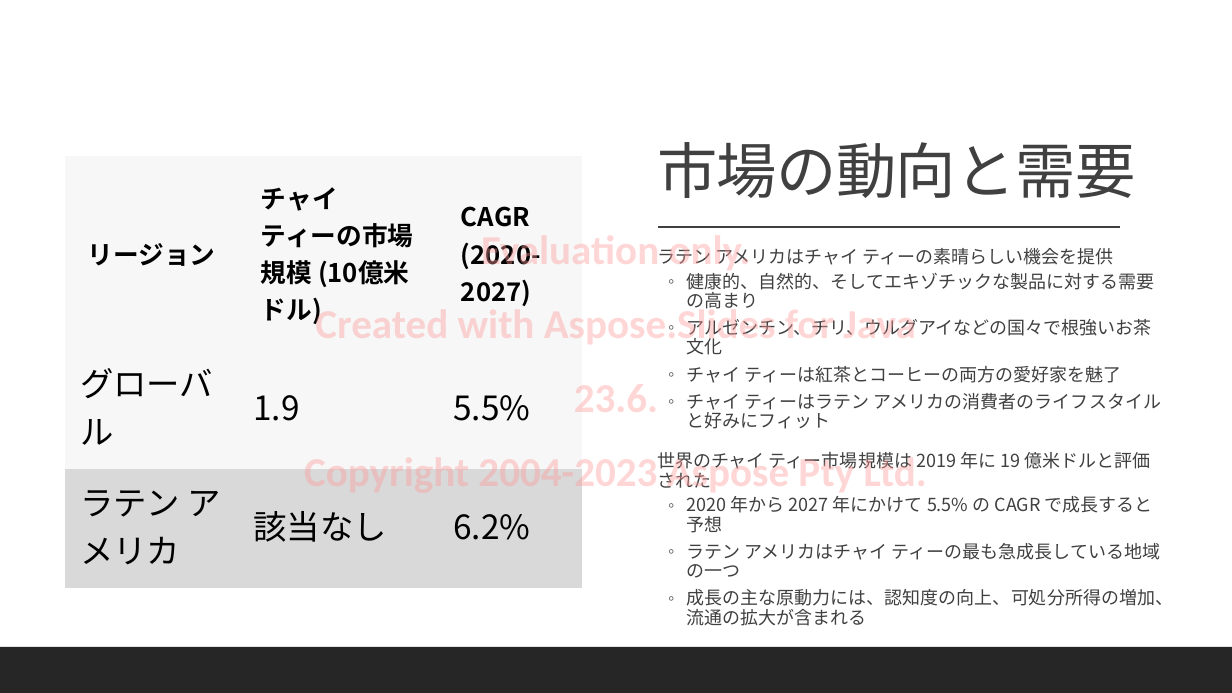
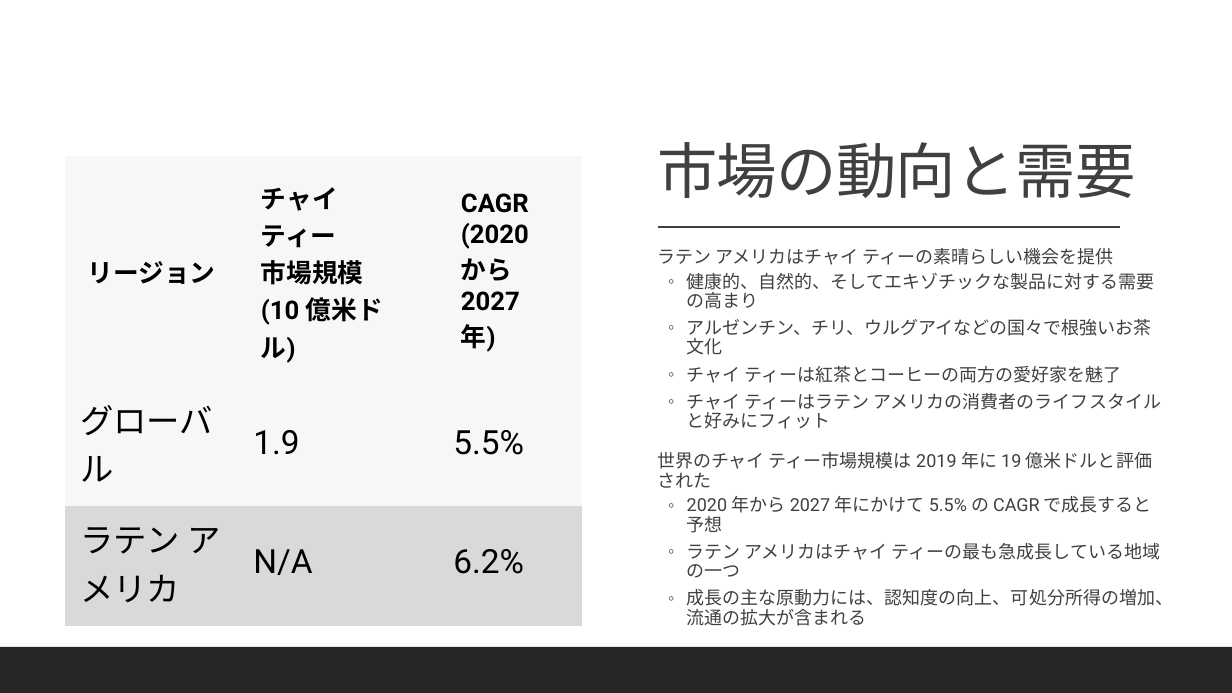
Before and after one commit to MicrosoftLearning/MS-4004-Empower-workforce-copilot-use-cases.ja-jp, a slide deck: slide 7 of ResourceFiles/Mystic Spice Premium Chai Market Analysis Presentation.pptx. Drawn at 1232x693 pixels with LibreOffice and Linux fonts; fonts in the diff are those of the drawing. Boxes give left, top, right and bottom in pixels: in the first picture for what was removed or moved away, otherwise in the second. Text is boxed around its words. In the diff, an @@ line names an element or a change of style, - is before the commit and + after.

```diff
--- a/ResourceFiles/Mystic Spice Premium Chai Market Analysis Presentation.pptx
+++ b/ResourceFiles/Mystic Spice Premium Chai Market Analysis Presentation.pptx
@@ table at box(65, 156, 582, 607) @@
-row 1, column 2: チャイ ティーの市場規模 (10億米ドル)
+row 1, column 2: チャイ ティー 市場規模 (10 億米ドル)
-row 1, column 3: CAGR (2020-2027)
+row 1, column 3: CAGR (2020 から 2027 年)
-row 3, column 2: 該当なし
+row 3, column 2: N/A
@@ font Noto Sans CJK JP to Roboto in "1.9", "5.5%", "6.2%" @@
@@ text removed at box(304, 236, 927, 497) @@
-Evaluation only.
-Created with Aspose.Slides for Java 23.6.
-Copyright 2004-2023 Aspose Pty Ltd.
@@ text at box(657, 452, 1152, 533): font Noto Sans CJK JP to Roboto in "2019 19", "2020 2027 5.5% CAGR" @@
```
Also in this commit, not shown: 13 other slides changed, 18 other files.
